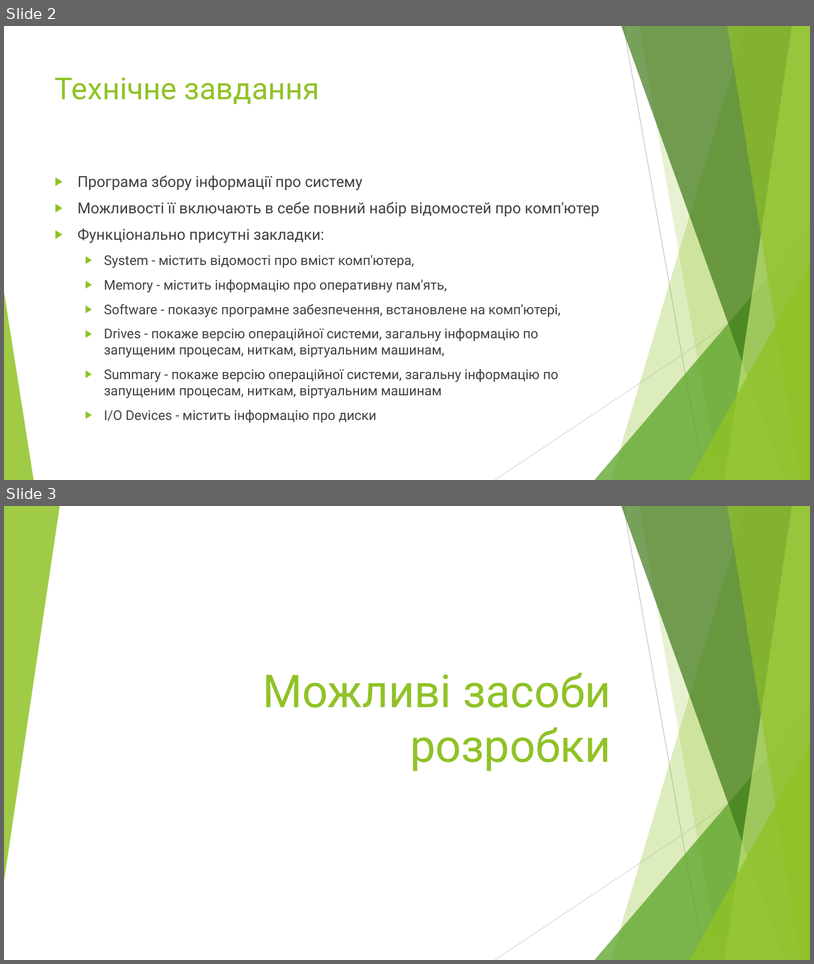
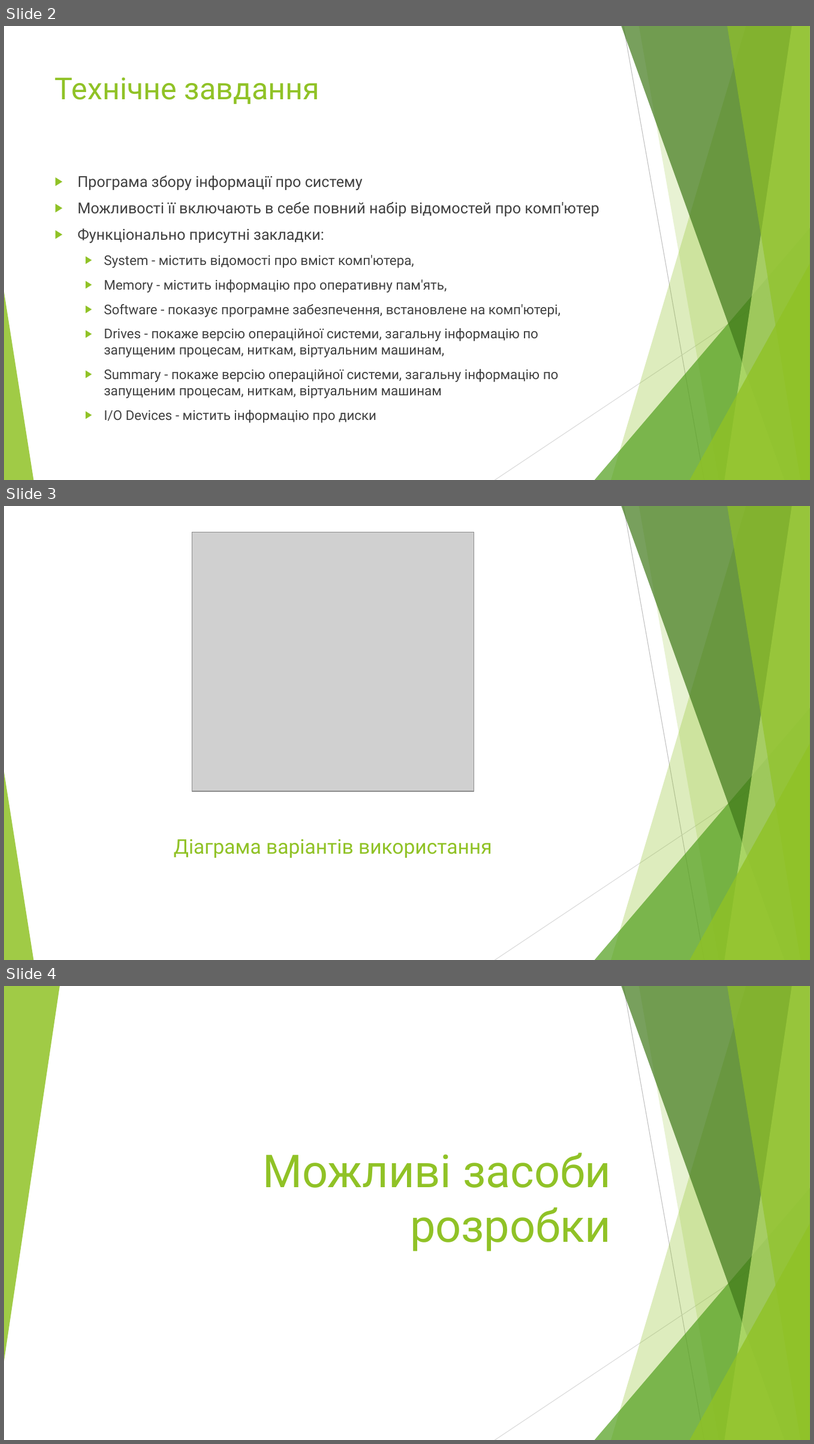
Before and after one commit to BohdanRozov/Boida27, a slide deck: Курсова робота на тему.pptx. Shown one above the other, each under a label of ours: slides 2 and 3 before the commit, slides 2, 3 and 4 after it. The pictures are 814x964 and 814x1444 pixels, drawn with LibreOffice and Linux fonts; fonts in the diff are those of the drawing; grey boxes stand for pictures. Boxes give left, top, right and bottom in pixels: in the first picture for what was removed or moved away, otherwise in the second. Text is boxed around its words. In the diff, an @@ line names an element or a change of style, - is before the commit and + after.

```diff
--- a/Курсова робота на тему.pptx
+++ b/Курсова робота на тему.pptx
@@ slide 3 added at [4, 506, 810, 960], background #FFFFFF; not listed: 10 template elements that a slide beside it also shows @@
@@ picture added at [192, 532, 474, 791] @@
@@ title added at [174, 839, 492, 858], 24 pt, text #90C226 @@
+Діаграма варіантів використання
@@ what was slide 3 is now slide 4 @@
```
Also in this commit, not shown: 3 slides changed, 2 other slides added.
